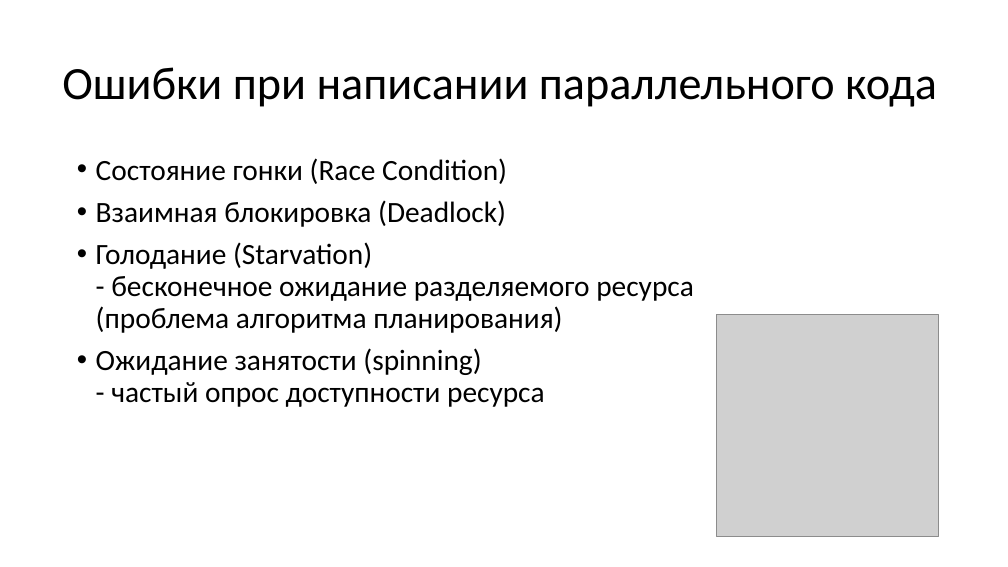
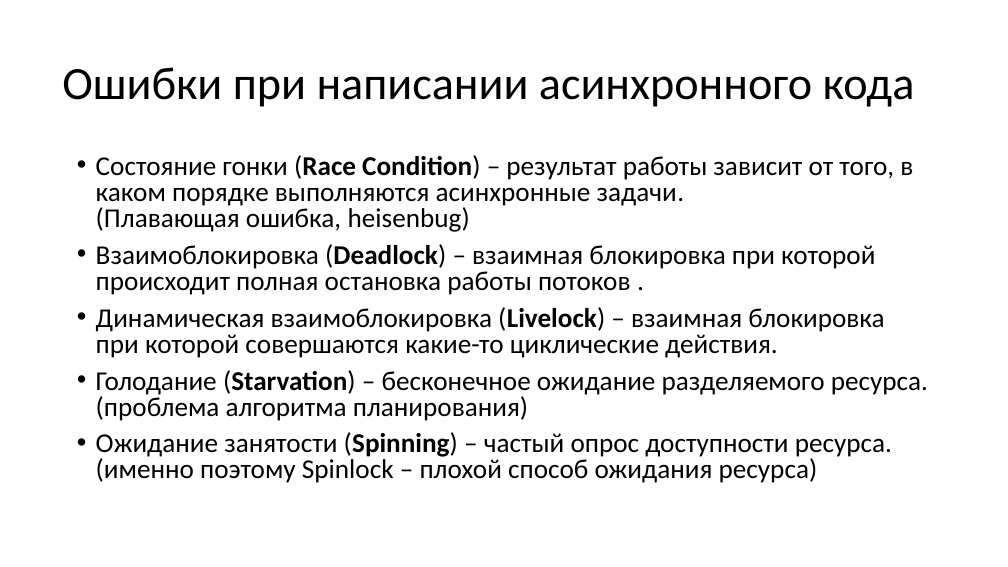
Before and after one commit to Zumisha/Parallel-Programming, a slide deck: slide 8 of Литература/Параллельное программирование.pptx (slide 11 before the commit). Drawn at 1008x567 pixels with LibreOffice and Linux fonts; fonts in the diff are those of the drawing; grey boxes stand for pictures. Boxes give left, top, right and bottom in pixels: in the first picture for what was removed or moved away, otherwise in the second. Text is boxed around its words. In the diff, an @@ line names an element or a change of style, - is before the commit and + after.

```diff
--- a/Литература/Параллельное программирование.pptx
+++ b/Литература/Параллельное программирование.pptx
@@ title at [62, 67, 915, 107]: text changed @@
-Ошибки при написании параллельного кода
+Ошибки при написании асинхронного кода
@@ text at [96, 155, 928, 483]: text changed; size 28 to 25.9 pt @@
-• Состояние гонки (Race Condition)
-• Взаимная блокировка (Deadlock)
-• Голодание (Starvation)
-  - бесконечное ожидание разделяемого ресурса
-  (проблема алгоритма планирования)
-• Ожидание занятости (spinning)
-  - частый опрос доступности ресурса
+• Состояние гонки (Race Condition) – результат работы зависит от того, в каком порядке выполняются асинхронные задачи.
+  (Плавающая ошибка, heisenbug)
+• Взаимоблокировка (Deadlock) – взаимная блокировка при которой происходит полная остановка работы потоков .
+• Динамическая взаимоблокировка (Livelock) – взаимная блокировка при которой совершаются какие-то циклические действия.
+• Голодание (Starvation) – бесконечное ожидание разделяемого ресурса.
+  (проблема алгоритма планирования)
+• Ожидание занятости (Spinning) – частый опрос доступности ресурса.
+  (именно поэтому Spinlock – плохой способ ожидания ресурса)
@@ picture removed at [717, 315, 939, 537] @@
```
Also in this commit, not shown: 4 other slides changed, 8 slides added, 2 slides removed, 7 other files.
